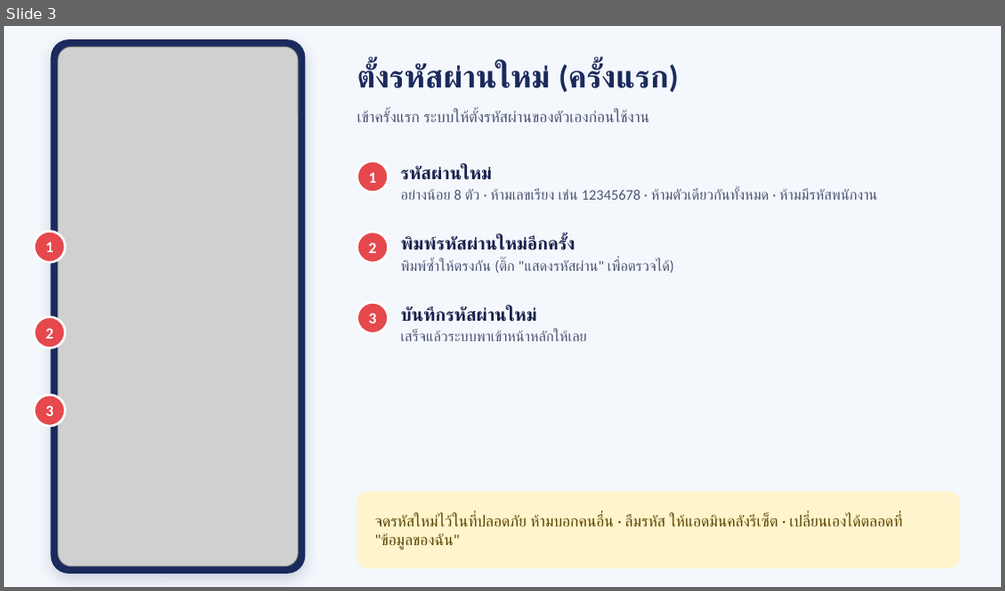
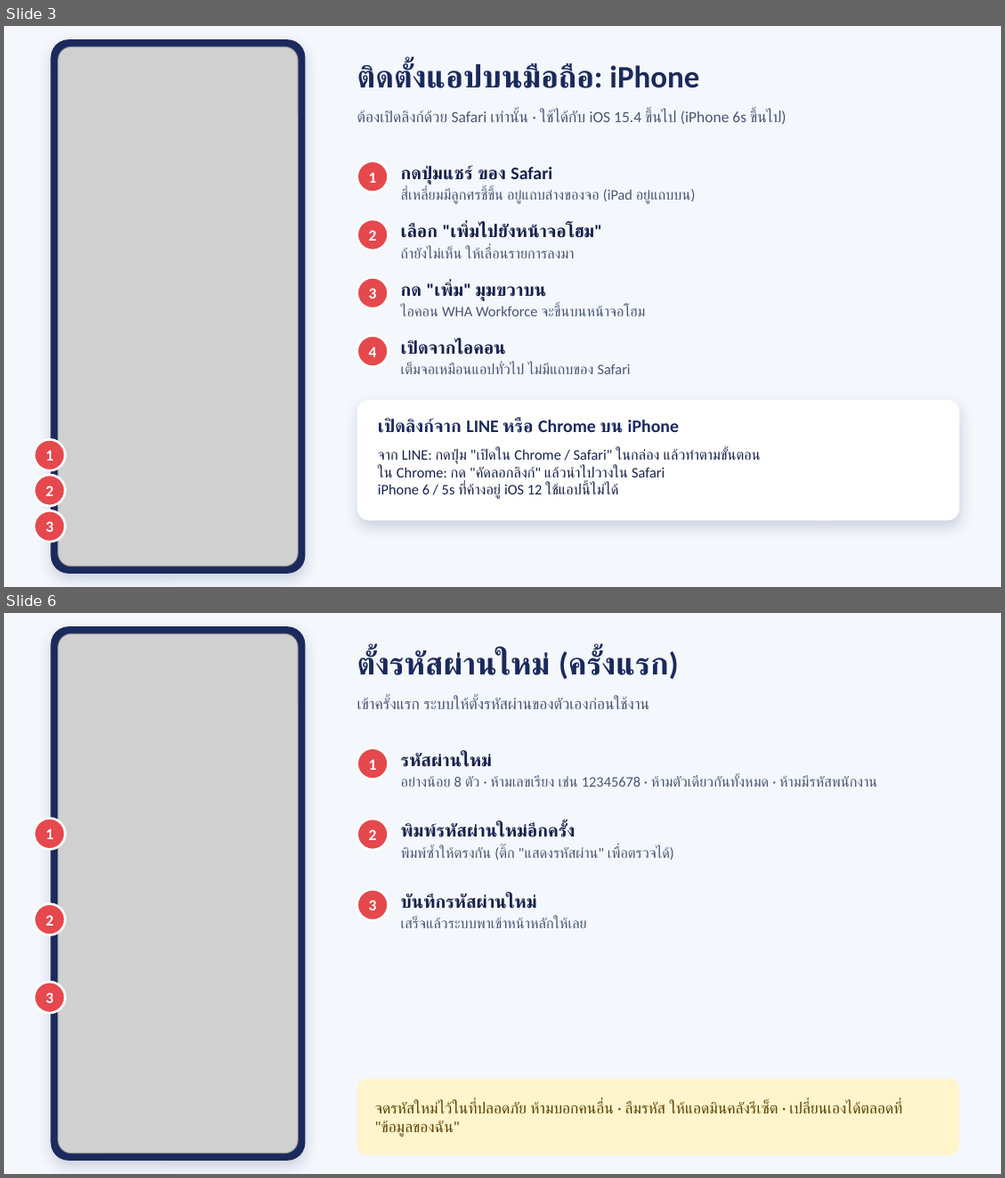
Before and after one commit to pcgwarehouse5-pixel/pull-operation-wha, a slide deck: docs/คู่มือการใช้งานแอป-พนักงาน.pptx. Shown one above the other, each under a label of ours: slide 3 before the commit, slides 3 and 6 after it; the slides between them are not shown. The pictures are 1005x591 and 1005x1178 pixels, drawn with LibreOffice and Linux fonts; fonts in the diff are those of the drawing; grey boxes stand for pictures. Boxes give left, top, right and bottom in pixels: in the first picture for what was removed or moved away, otherwise in the second. Text is boxed around its words. In the diff, an @@ line names an element or a change of style, - is before the commit and + after.

```diff
--- a/docs/คู่มือการใช้งานแอป-พนักงาน.pptx
+++ b/docs/คู่มือการใช้งานแอป-พนักงาน.pptx
@@ slide 3 added at (4, 26, 1001, 587), background #F4F7FC @@
@@ rounded rectangle added at (50, 39, 305, 573), fill #1B2A5C @@
@@ picture added at (57, 47, 298, 566) @@
@@ text added at (357, 63, 699, 88), 30 pt, text #1B2A5C, bold @@
+ติดตั้งแอปบนมือถือ: iPhone
@@ text added at (357, 111, 786, 124), 15 pt, text #4A5574 @@
+ต้องเปิดลิงก์ด้วย Safari เท่านั้น · ใช้ได้กับ iOS 15.4 ขึ้นไป (iPhone 6s ขึ้นไป)
@@ ellipse added at (357, 161, 388, 192), fill #E5484D, outline #FFFFFF 2.25 pt, 15 pt, text #FFFFFF, bold @@
+1
@@ text added at (401, 166, 552, 184), 17 pt, text #16204A, bold @@
+กดปุ่มแชร์ ของ Safari
@@ text added at (401, 189, 696, 204), 14 pt, text #4A5574 @@
+สี่เหลี่ยมมีลูกศรชี้ขึ้น อยู่แถบล่างของจอ (iPad อยู่แถบบน)
@@ ellipse added at (357, 219, 388, 250), fill #E5484D, outline #FFFFFF 2.25 pt, 15 pt, text #FFFFFF, bold @@
+2
@@ text added at (401, 223, 603, 238), 17 pt, text #16204A, bold @@
+เลือก "เพิ่มไปยังหน้าจอโฮม"
@@ text added at (401, 248, 574, 258), 14 pt, text #4A5574 @@
+ถ้ายังไม่เห็น ให้เลื่อนรายการลงมา
@@ ellipse added at (357, 277, 388, 309), fill #E5484D, outline #FFFFFF 2.25 pt, 15 pt, text #FFFFFF, bold @@
+3
@@ text added at (401, 281, 546, 301), 17 pt, text #16204A, bold @@
+กด "เพิ่ม" มุมขวาบน
@@ text added at (401, 305, 645, 316), 14 pt, text #4A5574 @@
+ไอคอน WHA Workforce จะขึ้นบนหน้าจอโฮม
@@ ellipse added at (357, 336, 388, 367), fill #E5484D, outline #FFFFFF 2.25 pt, 15 pt, text #FFFFFF, bold @@
+4
@@ text added at (401, 340, 506, 354), 17 pt, text #16204A, bold @@
+เปิดจากไอคอน
@@ text added at (401, 363, 631, 374), 14 pt, text #4A5574 @@
+เต็มจอเหมือนแอปทั่วไป ไม่มีแถบของ Safari
@@ rounded rectangle added at (357, 400, 960, 520), fill #FFFFFF @@
@@ text added at (378, 418, 679, 433), 17 pt, text #1B2A5C, bold @@
+เปิดลิงก์จาก LINE หรือ Chrome บน iPhone
@@ ellipse added at (34, 440, 65, 471), fill #E5484D, outline #FFFFFF 2.25 pt, 15 pt, text #FFFFFF, bold @@
+1
@@ text added at (378, 449, 760, 499), 14 pt, text #16204A @@
+จาก LINE: กดปุ่ม "เปิดใน Chrome / Safari" ในกล่อง แล้วทำตามขั้นตอน
+ใน Chrome: กด "คัดลอกลิงก์" แล้วนำไปวางใน Safari
+iPhone 6 / 5s ที่ค้างอยู่ iOS 12 ใช้แอปนี้ไม่ได้
@@ ellipse added at (34, 475, 65, 506), fill #E5484D, outline #FFFFFF 2.25 pt, 15 pt, text #FFFFFF, bold @@
+2
@@ ellipse added at (34, 510, 65, 542), fill #E5484D, outline #FFFFFF 2.25 pt, 15 pt, text #FFFFFF, bold @@
+3
@@ what was slide 3 is now slide 6 @@
```
Also in this commit, not shown: 2 slides changed, 2 other slides added, 1 other file.
